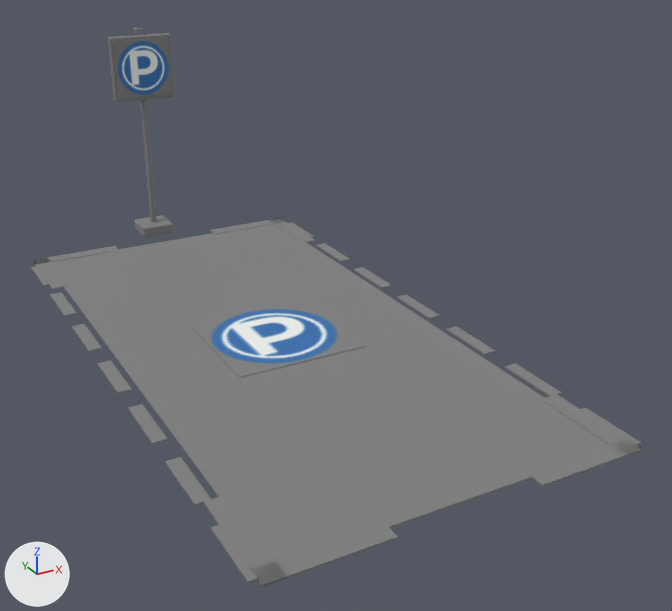
The FBX model UnityProject/Assets/Itens/Vaga.fbx: old version first, new version second.
The view is the same before and after, from a 50 mm lens placed at (-2.76, -6.03, 3.16), pointed at (0.37, -0.32, 0.31). Arrows for +X, +Y and +Z are at lower left; the lights stay in place. The picture after the commit comes second. Where no turn or scale is listed for an object, it has been applied to the vertices.

Before the edit, the objects in view are built like this:
```python
me_linhadir = bpy.data.meshes.new('LinhaDir')
me_linhadir.from_pydata(...)  # 56 vertices, 42 faces; spans x -0.05..0.05, y -2.54..2.42, z 0.0..0.01
me_linhadir.materials.append(mat_dc_m_itens_atlas)  # picture img_dc_t_itens_atlas_png
me_linhaesq = bpy.data.meshes.new('LinhaEsq')
me_linhaesq.from_pydata(...)  # 56 vertices, 42 faces; spans x -0.05..0.05, y -2.54..2.42, z 0.0..0.01
me_linhaesq.materials.append(mat_dc_m_itens_atlas)  # picture img_dc_t_itens_atlas_png
me_placa_002 = bpy.data.meshes.new('Placa.002')
me_placa_002.from_pydata(...)  # 56 vertices, 58 faces; spans x -0.3..0.3, y -0.042..0.06, z -0.3..0.3
me_placa_002.materials.append(mat_dc_m_itens_atlas)  # picture img_dc_t_itens_atlas_png
me_poste_001 = bpy.data.meshes.new('Poste.001')
me_poste_001.from_pydata(...)  # 68 vertices, 86 faces; spans x -0.16..0.16, y -0.16..0.16, z 0.0..2.02
me_poste_001.materials.append(mat_dc_m_itens_atlas)  # picture img_dc_t_itens_atlas_png
me_vaga = bpy.data.meshes.new('Vaga')
me_vaga.from_pydata(...)  # 80 vertices, 60 faces; spans x -1.3..1.3, y -2.6..2.6, z 0.0..0.02
me_vaga.materials.append(mat_dc_m_itens_atlas)  # picture img_dc_t_itens_atlas_png
ob_linhadir = bpy.data.objects.new('LinhaDir', me_linhadir)
ob_linhadir.location = (1.3, 0.0, 0.0)
ob_linhaesq = bpy.data.objects.new('LinhaEsq', me_linhaesq)
ob_linhaesq.location = (-1.3, 0.0, 0.0)
ob_placa = bpy.data.objects.new('Placa', me_placa_002)
ob_placa.location = (0.0, 2.86, 1.66)
ob_poste = bpy.data.objects.new('Poste', me_poste_001)
ob_poste.location = (0.0, 2.9, 0.0)
ob_vaga = bpy.data.objects.new('Vaga', me_vaga)
ob_vaga.location = (0.0, 0.0, 0.0)
```
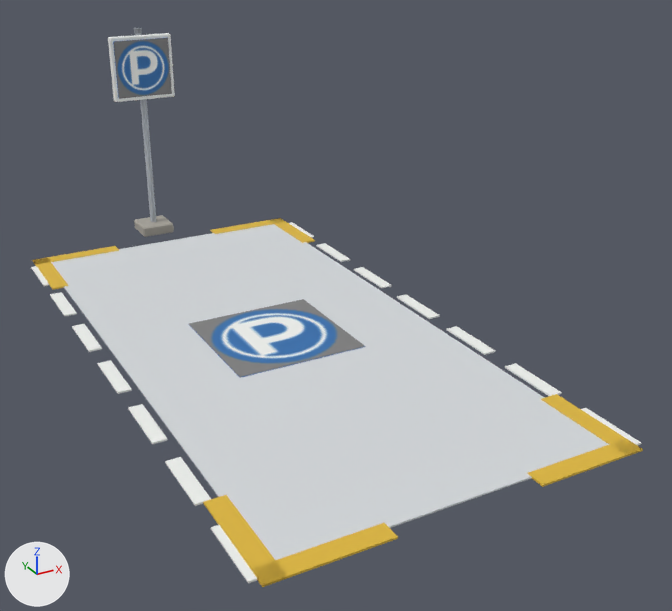
The change in detail:
me_linhadir has 56 vertices, 42 faces and spans x -0.05..0.05, y -2.54..2.42, z 0.0..0.01.
me_linhadir is used by ob_linhadir; location (1.3, 0.0, 0.0).
me_linhadir part 1: texture (UV) coordinates of 42 of 42 faces, centred in x -0.05..0.05, y -2.54..2.42, z 0.0..0.01, changed; they spanned u 0.04..0.04, v 0.93..0.93 and now span u 0.04..0.04, v 0.03..0.03.
me_linhaesq has 56 vertices, 42 faces and spans x -0.05..0.05, y -2.54..2.42, z 0.0..0.01.
me_linhaesq is used by ob_linhaesq; location (-1.3, 0.0, 0.0).
me_linhaesq part 4: texture (UV) coordinates of 42 of 42 faces, centred in x -0.05..0.05, y -2.54..2.42, z 0.0..0.01, changed; they spanned u 0.04..0.04, v 0.93..0.93 and now span u 0.04..0.04, v 0.03..0.03.
me_poste_001 has 68 vertices, 86 faces and spans x -0.16..0.16, y -0.16..0.16, z 0.0..2.02.
me_poste_001 is used by ob_poste; location (0.0, 2.9, 0.0).
me_poste_001 part 5: 86 kept faces spanning x -0.16..0.16, y -0.16..0.16, z 0.0..2.02 get new texture (UV) coordinates.
me_placa_002 has 56 vertices, 58 faces and spans x -0.3..0.3, y -0.042..0.06, z -0.3..0.3.
me_placa_002 is used by ob_placa; location (0.0, 2.86, 1.66).
me_placa_002 part 3: 57 kept faces spanning x -0.3..0.3, y -0.042..0.06, z -0.3..0.3 get new texture (UV) coordinates.
me_vaga has 80 vertices, 60 faces and spans x -1.3..1.3, y -2.6..2.6, z 0.0..0.02.
me_vaga is used by ob_vaga; location (0.0, 0.0, 0.0).
me_vaga part 2: texture (UV) coordinates of 59 of 60 faces, centred in x -1.3..1.3, y -2.6..2.6, z 0.0..0.01, changed; they spanned u 0.05..0.18, v 0.93..0.93 and now span u 0.05..0.18, v 0.03..0.03.

Changed parts and their boxes (x1, y1, x2, y2) in the pictures (672 x 611 px):
part 1 of me_linhadir, surface changed: (289, 222, 641, 446) in both
part 2 of me_vaga, surface changed (grey to white): (32, 218, 643, 587) in both
part 3 of me_placa_002, surface changed (lighter): (108, 33, 175, 102) in both
part 4 of me_linhaesq, surface changed: (31, 266, 257, 583) in both
part 5 of me_poste_001, surface changed (lighter): (134, 28, 174, 237) in both
